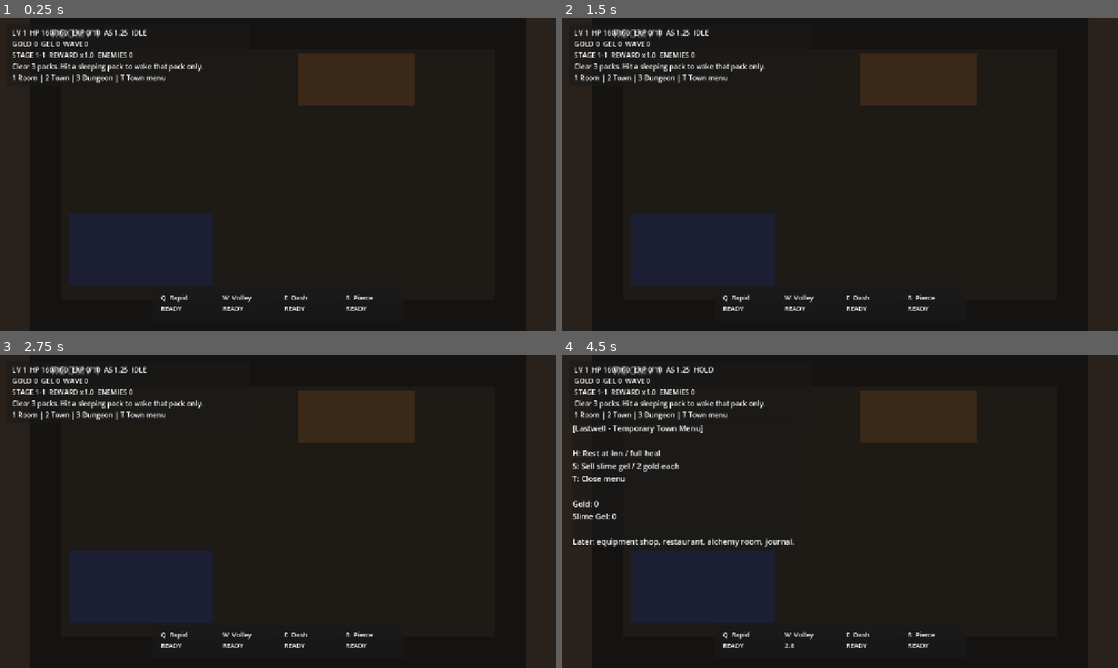
Above: before the commit, frames 1-4 (two rows, left to right).
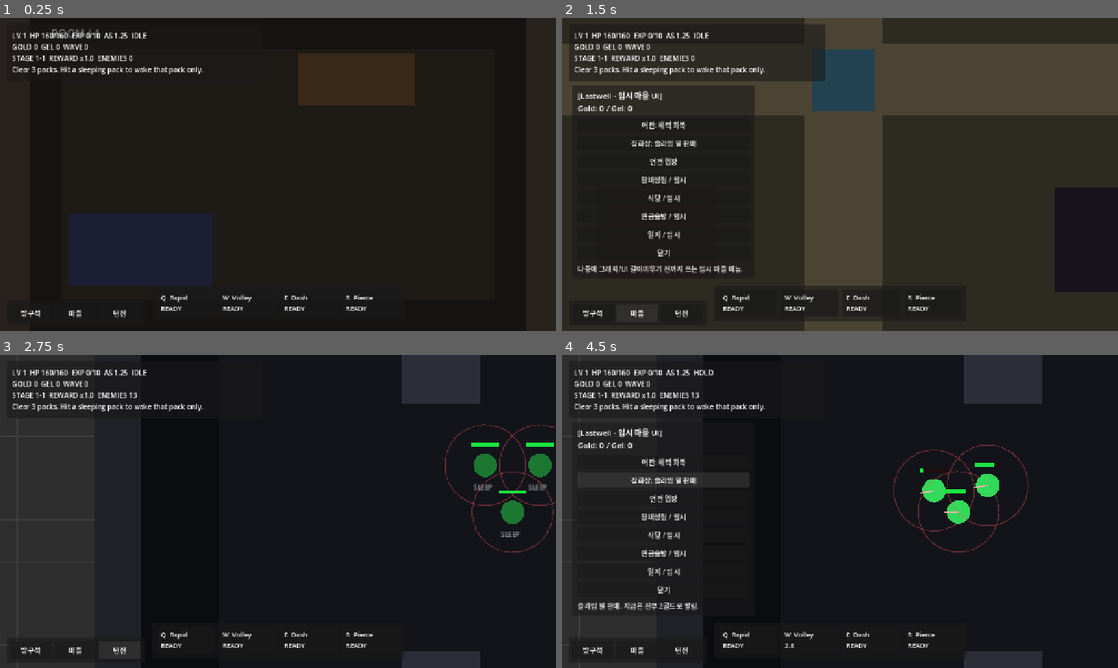
Above: after the commit, the same moments.

Repository: danyoon0760/last-archer
Game: Godot game, scene res://scenes/Main.tscn
Same seed, same stepped clock (60 frames per second), same inputs: the game is played once before the commit and once after it.
Inputs (mouse positions are in pixels of both pictures, inside the frame that each line leads up to):
- Up to frame 1 (0.25 s): no input
- Up to frame 2 (1.5 s): click (595, 312) at 0.5 s, where only the run after the commit has a clickable "방구석"; click (639, 312) at 1.25 s, where only the run after the commit has a clickable "마을"
- Up to frame 3 (2.75 s): click (116, 649) at 2 s, where only the run after the commit has a clickable "던전"
- Up to frame 4 (4.5 s): tap Enter at 2.75 s; move the mouse to (962, 495) at 2.77 s; hold W 2.78-3.5 s; tap T at 2.85 s; click (962, 495) at 2.92 s; tap H at 3.05 s; click (662, 461) at 3.5 s, where only the run after the commit has a clickable "여관: 체력 회복"; click (662, 480) at 4.25 s, where only the run after the commit has a clickable "잡화상: 슬라임 젤 판매"

The runs differ from the first frame. In frame 1, 2.0% of the frame differs, in the area x 2-37%, y 3-96%; in frame 2, 31%, in the area x 0-100%, y 0-100%; in frame 3, 18%; in frame 4, 17%.

Commit message:
Add rough clickable prototype UI

Diff:
--- a/scripts/hud.gd
+++ b/scripts/hud.gd
@@ -2,11 +2,15 @@
 
 var status_panel: PanelContainer
 var status_label: Label
+var map_panel: PanelContainer
 var skill_panel: PanelContainer
 var skill_box: HBoxContainer
 var skill_labels: Dictionary = {}
 var town_panel: PanelContainer
 var town_label: Label
+var town_message_label: Label
+var reward_panel: PanelContainer
+var reward_label: Label
 var death_label: Label
 var game_manager: Node
 var stage_run_manager: Node
@@ -19,14 +23,13 @@
 	build_ui()
 	connect_signals()
 	update_status()
-	set_town_visible(false)
 
 func connect_signals() -> void:
 	if game_manager != null:
 		if game_manager.has_signal("stats_changed"):
 			game_manager.stats_changed.connect(update_status)
 		if game_manager.has_signal("town_toggled"):
-			game_manager.town_toggled.connect(set_town_visible)
+			game_manager.town_toggled.connect(_on_town_toggled)
 	if stage_run_manager != null:
 		if stage_run_manager.has_signal("stage_changed"):
 			stage_run_manager.stage_changed.connect(update_status)
@@ -40,22 +43,35 @@
 
 func _unhandled_input(event: InputEvent) -> void:
 	if event is InputEventKey and event.pressed and not event.echo:
-		if event.keycode == KEY_T and game_manager != null and game_manager.has_method("toggle_town"):
-			game_manager.toggle_town()
-		elif event.keycode == KEY_H and is_town_open() and game_manager != null:
-			if game_manager.has_method("heal_player"):
-				game_manager.heal_player()
-		elif event.keycode == KEY_S and is_town_open() and game_manager != null:
-			if game_manager.has_method("sell_slime_gel"):
-				game_manager.sell_slime_gel()
+		if event.keycode == KEY_T:
+			toggle_town_panel()
+		elif event.keycode == KEY_H and is_town_visible():
+			heal_player()
+		elif event.keycode == KEY_S and is_town_visible():
+			sell_slime_gel()
 
 func make_click_through(control: Control) -> void:
 	control.mouse_filter = Control.MOUSE_FILTER_IGNORE
 
+func make_button(text: String, min_size: Vector2 = Vector2(150, 34)) -> Button:
+	var button := Button.new()
+	button.text = text
+	button.custom_minimum_size = min_size
+	button.mouse_filter = Control.MOUSE_FILTER_STOP
+	return button
+
 func build_ui() -> void:
+	build_status_panel()
+	build_map_panel()
+	build_town_panel()
+	build_reward_panel()
+	build_skill_panel()
+	build_death_label()
+
+func build_status_panel() -> void:
 	status_panel = PanelContainer.new()
 	status_panel.position = Vector2(16, 14)
-	status_panel.custom_minimum_size = Vector2(560, 130)
+	status_panel.custom_minimum_size = Vector2(590, 132)
 	make_click_through(status_panel)
 	add_child(status_panel)
 
@@ -73,6 +89,129 @@
 	status_label.add_theme_font_size_override("font_size", 16)
 	margin.add_child(status_label)
 
+func build_map_panel() -> void:
+	map_panel = PanelContainer.new()
+	map_panel.position = Vector2(16, 650)
+	map_panel.custom_minimum_size = Vector2(318, 58)
+	add_child(map_panel)
+
+	var margin := MarginContainer.new()
+	margin.add_theme_constant_override("margin_left", 8)
+	margin.add_theme_constant_override("margin_top", 8)
+	margin.add_theme_constant_override("margin_right", 8)
+	margin.add_theme_constant_override("margin_bottom", 8)
+	map_panel.add_child(margin)
+
+	var row := HBoxContainer.new()
+	row.add_theme_constant_override("separation", 8)
+	margin.add_child(row)
+
+	var room_button := make_button("방구석", Vector2(94, 34))
+	room_button.pressed.connect(_on_room_button_pressed)
+	row.add_child(room_button)
+
+	var town_button := make_button("마을", Vector2(94, 34))
+	town_button.pressed.connect(_on_town_button_pressed)
+	row.add_child(town_button)
+
+	var dungeon_button := make_button("던전", Vector2(94, 34))
+	dungeon_button.pressed.connect(_on_dungeon_button_pressed)
+	row.add_child(dungeon_button)
+
+func build_town_panel() -> void:
+	town_panel = PanelContainer.new()
+	town_panel.position = Vector2(24, 155)
+	town_panel.custom_minimum_size = Vector2(420, 390)
+	town_panel.visible = false
+	add_child(town_panel)
+
+	var margin := MarginContainer.new()
+	margin.add_theme_constant_override("margin_left", 12)
+	margin.add_theme_constant_override("margin_top", 10)
+	margin.add_theme_constant_override("margin_right", 12)
+	margin.add_theme_constant_override("margin_bottom", 10)
+	town_panel.add_child(margin)
+
+	var column := VBoxContainer.new()
+	column.add_theme_constant_override("separation", 8)
+	margin.add_child(column)
+
+	town_label = Label.new()
+	town_label.add_theme_font_size_override("font_size", 18)
+	town_label.add_theme_color_override("font_color", Color.WHITE)
+	column.add_child(town_label)
+
+	var heal_button := make_button("여관: 체력 회복")
+	heal_button.pressed.connect(_on_heal_button_pressed)
+	column.add_child(heal_button)
+
+	var sell_button := make_button("잡화상: 슬라임 젤 판매")
+	sell_button.pressed.connect(_on_sell_gel_button_pressed)
+	column.add_child(sell_button)
+
+	var dungeon_button := make_button("던전 입장")
+	dungeon_button.pressed.connect(_on_enter_dungeon_button_pressed)
+	column.add_child(dungeon_button)
+
+	var equipment_button := make_button("장비상점 / 임시")
+	equipment_button.pressed.connect(_on_equipment_button_pressed)
+	column.add_child(equipment_button)
+
+	var food_button := make_button("식당 / 임시")
+	food_button.pressed.connect(_on_food_button_pressed)
+	column.add_child(food_button)
+
+	var alchemy_button := make_button("연금술방 / 임시")
+	alchemy_button.pressed.connect(_on_alchemy_button_pressed)
+	column.add_child(alchemy_button)
+
+	var journal_button := make_button("일지 / 임시")
+	journal_button.pressed.connect(_on_journal_button_pressed)
+	column.add_child(journal_button)
+
+	var close_button := make_button("닫기")
+	close_button.pressed.connect(_on_close_town_button_pressed)
+	column.add_child(close_button)
+
+	town_message_label = Label.new()
+	town_message_label.autowrap_mode = TextServer.AUTOWRAP_WORD_SMART
+	town_message_label.add_theme_color_override("font_color", Color(0.85, 0.85, 0.85))
+	town_message_label.text = "나중에 그래픽/UI 갈아끼우기 전까지 쓰는 임시 마을 메뉴."
+	column.add_child(town_message_label)
+
+func build_reward_panel() -> void:
+	reward_panel = PanelContainer.new()
+	reward_panel.position = Vector2(430, 210)
+	reward_panel.custom_minimum_size = Vector2(430, 260)
+	reward_panel.visible = false
+	add_child(reward_panel)
+
+	var margin := MarginContainer.new()
+	margin.add_theme_constant_override("margin_left", 14)
+	margin.add_theme_constant_override("margin_top", 12)
+	margin.add_theme_constant_override("margin_right", 14)
+	margin.add_theme_constant_override("margin_bottom", 12)
+	reward_panel.add_child(margin)
+
+	var column := VBoxContainer.new()
+	column.add_theme_constant_override("separation", 10)
+	margin.add_child(column)
+
+	reward_label = Label.new()
+	reward_label.autowrap_mode = TextServer.AUTOWRAP_WORD_SMART
+	reward_label.add_theme_font_size_override("font_size", 18)
+	reward_label.add_theme_color_override("font_color", Color.WHITE)
+	column.add_child(reward_label)
+
+	var continue_button := make_button("다음 스테이지 강행")
+	continue_button.pressed.connect(_on_continue_button_pressed)
+	column.add_child(continue_button)
+
+	var return_button := make_button("마을로 귀환")
+	return_button.pressed.connect(_on_return_town_button_pressed)
+	column.add_child(return_button)
+
+func build_skill_panel() -> void:
 	skill_panel = PanelContainer.new()
 	skill_panel.position = Vector2(350, 615)
 	skill_panel.custom_minimum_size = Vector2(580, 82)
@@ -113,6 +252,7 @@
 		inner.add_child(label)
 		skill_labels[key] = label
 
+func build_death_label() -> void:
 	death_label = Label.new()
 	make_click_through(death_label)
 	death_label.position = Vector2(505, 310)
@@ -123,25 +263,23 @@
 	death_label.visible = false
 	add_child(death_label)
 
-	town_panel = PanelContainer.new()
-	town_panel.position = Vector2(24, 155)
-	town_panel.custom_minimum_size = Vector2(450, 280)
-	make_click_through(town_panel)
-	add_child(town_panel)
-
-	town_label = Label.new()
-	make_click_through(town_label)
-	town_label.add_theme_font_size_override("font_size", 18)
-	town_label.add_theme_color_override("font_color", Color.WHITE)
-	town_label.text = get_town_text()
-	town_panel.add_child(town_label)
-
 func update_status() -> void:
+	refresh_refs()
+	update_status_text()
+	update_skill_bar()
+	update_town_panel()
+	update_reward_panel()
+	update_death_label()
+
+func refresh_refs() -> void:
 	if not is_instance_valid(player):
 		player = get_tree().get_first_node_in_group("player")
 	if not is_instance_valid(stage_run_manager):
 		stage_run_manager = get_tree().get_first_node_in_group("stage_run_manager")
-
+	if game_manager == null:
+		game_manager = get_tree().get_first_node_in_group("game_manager")
+
+func update_status_text() -> void:
 	var player_text := ""
 	if is_instance_valid(player) and player.has_method("get_hud_text"):
 		player_text = player.get_hud_text()
@@ -155,18 +293,7 @@
 		stage_text = stage_run_manager.get_hud_text()
 
 	if status_label != null:
-		status_label.text = player_text + "\n" + manager_text + "\n" + stage_text + "\n1 Room | 2 Town | 3 Dungeon | T Town menu"
-
-	update_skill_bar()
-
-	if death_label != null:
-		var dead := false
-		if is_instance_valid(player):
-			dead = bool(player.get("is_dead"))
-		death_label.visible = dead
-
-	if town_label != null:
-		town_label.text = get_town_text()
+		status_label.text = player_text + "\n" + manager_text + "\n" + stage_text
 
 func update_skill_bar() -> void:
 	for key in ["Q", "W", "E", "R"]:
@@ -182,15 +309,42 @@
 				skill_status = player.get_skill_status(key)
 		label.text = key + "  " + skill_name + "\n" + skill_status
 
+func update_town_panel() -> void:
+	if town_label != null:
+		town_label.text = get_town_text()
+
+func update_reward_panel() -> void:
+	var pending := false
+	if is_instance_valid(stage_run_manager):
+		pending = bool(stage_run_manager.get("reward_pending"))
+	if reward_panel != null:
+		reward_panel.visible = pending
+	if reward_label != null and pending:
+		reward_label.text = get_reward_text()
+
+func update_death_label() -> void:
+	if death_label == null:
+		return
+	var dead := false
+	if is_instance_valid(player):
+		dead = bool(player.get("is_dead"))
+	death_label.visible = dead
+
 func set_town_visible(is_open: bool) -> void:
 	if town_panel != null:
 		town_panel.visible = is_open
 	update_status()
 
-func is_town_open() -> bool:
-	if game_manager == null:
-		return false
-	return bool(game_manager.get("town_open"))
+func _on_town_toggled(is_open: bool) -> void:
+	set_town_visible(is_open)
+
+func is_town_visible() -> bool:
+	return town_panel != null and town_panel.visible
+
+func toggle_town_panel() -> void:
+	if town_panel == null:
+		return
+	set_town_visible(not town_panel.visible)
 
 func get_town_text() -> String:
 	var gold_text := "0"
@@ -198,11 +352,89 @@
 	if game_manager != null:
 		gold_text = str(game_manager.get("gold"))
 		gel_text = str(game_manager.get("slime_gel"))
-
-	return "[Lastwell - Temporary Town Menu]\n\n" + \
-		"H: Rest at inn / full heal\n" + \
-		"S: Sell slime gel / 2 gold each\n" + \
-		"T: Close menu\n\n" + \
-		"Gold: " + gold_text + "\n" + \
-		"Slime Gel: " + gel_text + "\n\n" + \
-		"Later: equipment shop, restaurant, alchemy room, journal."
+	return "[Lastwell - 임시 마을 UI]\nGold: " + gold_text + " / Gel: " + gel_text
+
+func get_reward_text() -> String:
+	if not is_instance_valid(stage_run_manager):
+		return "스테이지 클리어"
+	var stage_name := "?"
+	if stage_run_manager.has_method("get_stage_name"):
+		stage_name = stage_run_manager.get_stage_name()
+	var reward_gold := int(stage_run_manager.get("last_reward_gold"))
+	var reward_gel := int(stage_run_manager.get("last_reward_gel"))
+	var current_multiplier := 1.0
+	var next_multiplier := 1.0
+	if stage_run_manager.has_method("get_current_reward_multiplier"):
+		current_multiplier = float(stage_run_manager.get_current_reward_multiplier())
+	if stage_run_manager.has_method("get_next_continue_multiplier"):
+		next_multiplier = float(stage_run_manager.get_next_continue_multiplier())
+	return "STAGE " + stage_name + " CLEAR\n\n" + \
+		"획득: " + str(reward_gold) + "G / Gel " + str(reward_gel) + "\n" + \
+		"이번 보상 배율: x" + str(current_multiplier) + "\n" + \
+		"강행하면 다음 보상: x" + str(next_multiplier) + "\n\n" + \
+		"마을 귀환: 정비 가능, 배율 초기화\n" + \
+		"강행: 정비 불가, 보상 배율 증가"
+
+func heal_player() -> void:
+	if game_manager != null and game_manager.has_method("heal_player"):
+		game_manager.heal_player()
+	set_town_message("여관에서 회복함. 나중에 골드 비용 붙이면 됨.")
+
+func sell_slime_gel() -> void:
+	if game_manager != null and game_manager.has_method("sell_slime_gel"):
+		game_manager.sell_slime_gel()
+	set_town_message("슬라임 젤 판매. 지금은 전부 2골드로 팔림.")
+
+func load_map(method_name: String) -> void:
+	var map_manager := get_tree().get_first_node_in_group("map_manager")
+	if map_manager != null and map_manager.has_method(method_name):
+		map_manager.call(method_name)
+
+func set_town_message(text: String) -> void:
+	if town_message_label != null:
+		town_message_label.text = text
+
+func _on_room_button_pressed() -> void:
+	load_map("load_room")
+
+func _on_town_button_pressed() -> void:
+	load_map("load_town")
+	set_town_visible(true)
+
+func _on_dungeon_button_pressed() -> void:
+	set_town_visible(false)
+	load_map("load_dungeon")
+
+func _on_heal_button_pressed() -> void:
+	heal_player()
+
+func _on_sell_gel_button_pressed() -> void:
+	sell_slime_gel()
+
+func _on_enter_dungeon_button_pressed() -> void:
+	set_town_visible(false)
+	load_map("load_dungeon")
+
+func _on_equipment_button_pressed() -> void:
+	set_town_message("장비상점 임시: 나중에 활 / 흉갑 / 신발 구매 UI 연결.")
+
+func _on_food_button_pressed() -> void:
+	set_town_message("식당 임시: 나중에 골드로 다음 스테이지용 음식 버프 구매.")
+
+func _on_alchemy_button_pressed() -> void:
+	set_town_message("연금술방 임시: 나중에 골드로 공격형/도박형 물약 구매.")
+
+func _on_journal_button_pressed() -> void:
+	set_town_message("일지 임시: 전이 이후 세계관 기록을 스테이지 클리어로 해금.")
+
+func _on_close_town_button_pressed() -> void:
+	set_town_visible(false)
+
+func _on_continue_button_pressed() -> void:
+	if is_instance_valid(stage_run_manager) and stage_run_manager.has_method("continue_to_next_stage"):
+		stage_run_manager.continue_to_next_stage()
+
+func _on_return_town_button_pressed() -> void:
+	if is_instance_valid(stage_run_manager) and stage_run_manager.has_method("return_to_town"):
+		stage_run_manager.return_to_town()
+	set_town_visible(true)
